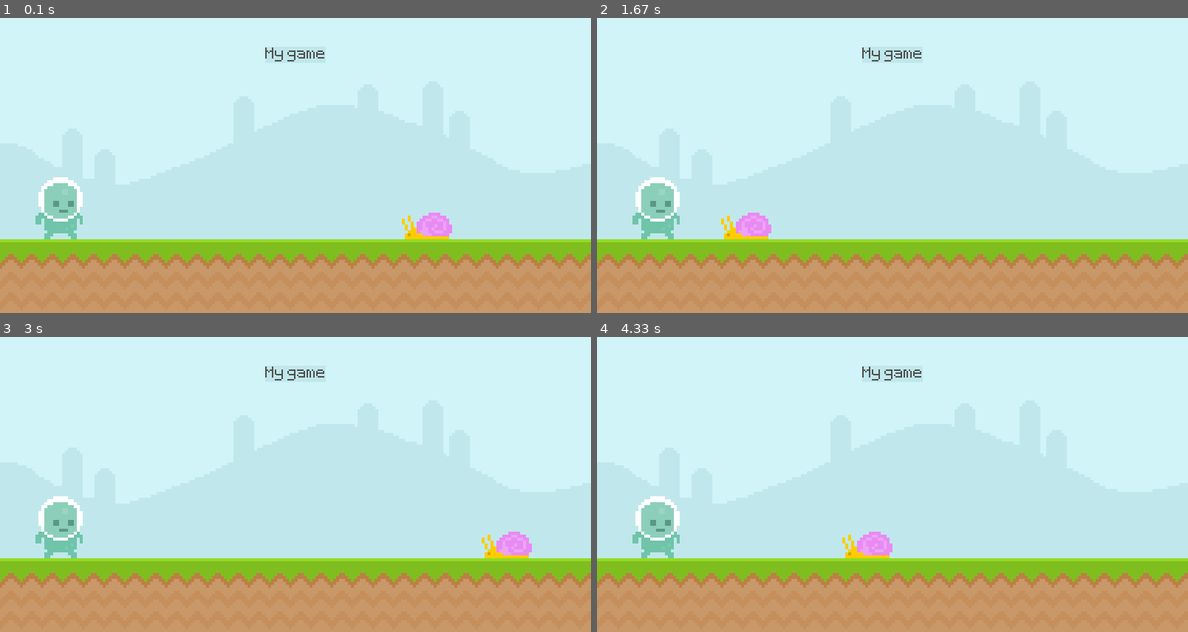
Above: before the commit, frames 1-4 (two rows, left to right).
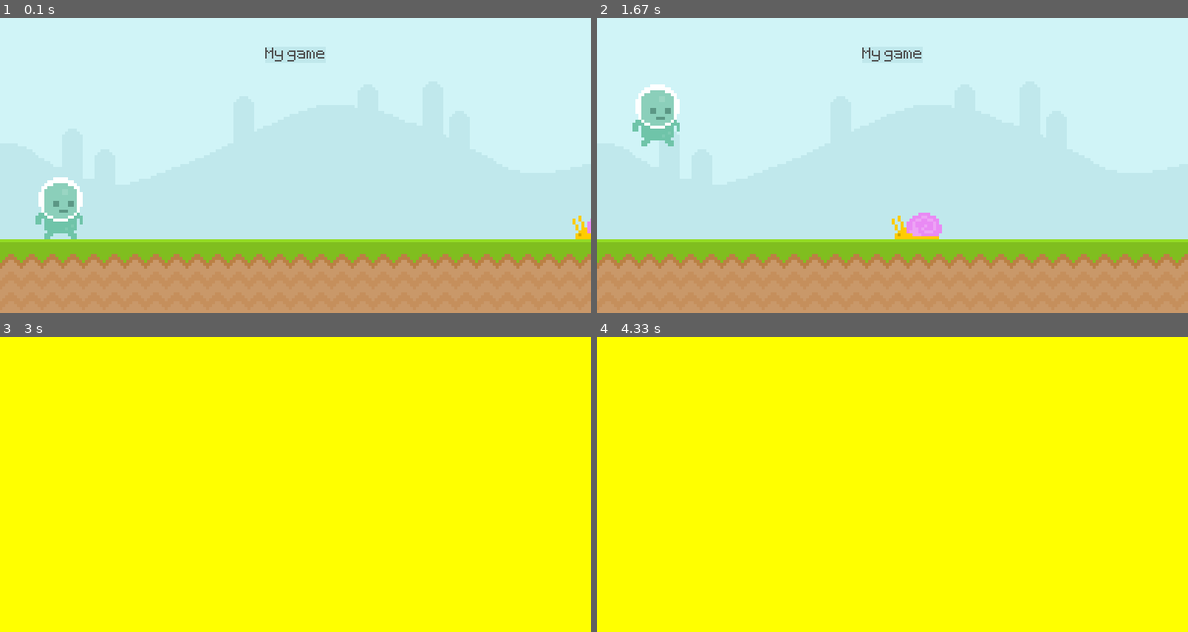
Above: after the commit, the same moments.

Repository: andrewjcl/pygame-runner
Game: pygame game, started from main.py
Same seed, same stepped clock (60 frames per second), same inputs: the game is played once before the commit and once after it.
Inputs (mouse positions are in pixels of both pictures, inside the frame that each line leads up to):
- Up to frame 1 (0.1 s): no input
- Up to frame 2 (1.67 s): tap Space at 0.33, 1.07, 1.37 s; click (656, 112) at 0.72 s
- Up to frame 3 (3 s): tap Space at 1.9, 2.2 s
- Up to frame 4 (4.33 s): no input

The runs differ from the first frame. In frame 1, 0.7% of the frame differs, in the area x 68-100%, y 66-75%; in frame 2, 3.6%; in frame 3, 100%, in the area x 0-100%, y 0-100%; in frame 4, 100%.

Commit message:
Jupming and yellow end screen

Diff:
--- a/main.py
+++ b/main.py
@@ -1,3 +1,4 @@
+from operator import truediv
 import pygame
 from sys import exit
 
@@ -7,6 +8,7 @@
 pygame.display.set_caption('Runner')                # Sets window title
 clock = pygame.time.Clock()
 test_font = pygame.font.Font('font/Pixeltype.ttf', 35)
+game_active = True
 
 sky_surface = pygame.image.load('graphics/Sky.png').convert()
 ground_surface = pygame.image.load('graphics/ground.png').convert()
@@ -15,10 +17,12 @@
 score_rect = score_surf.get_rect(center = (400, 50))
 
 snail_surf = pygame.image.load('graphics/snail/snail1.png').convert_alpha()
-snail_rect = snail_surf.get_rect(midbottom = (600, 300))
+snail_rect = snail_surf.get_rect(midbottom = (835, 300))
 
 player_surf = pygame.image.load('graphics/Player/player_walk_1.png').convert_alpha()
 player_rect = player_surf.get_rect(midbottom = (80, 300))
+player_gravity = 0
+player_grounded = True
 
 # Game event loop
 while True:
@@ -28,46 +32,46 @@
             pygame.quit()
             exit()
         if event.type == pygame.MOUSEBUTTONDOWN:
-            mouse_pos = pygame.mouse.get_pos()
-            if player_rect.collidepoint(mouse_pos):
-                print('** player **')
-            elif snail_rect.collidepoint(mouse_pos):
-                print('** snail **')
-            elif mouse_pos[1] < 300:
-                print('** sky **')
-            else:
-                print('** ground **')
+            if player_rect.collidepoint(event.pos) and player_rect.bottom == 300:
+                player_gravity = -12
         if event.type == pygame.KEYDOWN:
-            if event.key == pygame.K_SPACE:
-                print('jump')
+            if event.key == pygame.K_SPACE and player_rect.bottom == 300:
+                player_gravity = -12
 
-    # Blit images
-    screen.blit(sky_surface, (0, 0))
-    screen.blit(ground_surface, (0, 300))
-    pygame.draw.rect(screen, '#c0e8ec', score_rect)
-    pygame.draw.rect(screen, '#c0e8ec', score_rect, 10)
+    if game_active:
+        screen.blit(sky_surface, (0, 0))
+        screen.blit(ground_surface, (0, 300))
+        pygame.draw.rect(screen, '#c0e8ec', score_rect)
+        pygame.draw.rect(screen, '#c0e8ec', score_rect, 10)
+        screen.blit(score_surf, score_rect)
 
-    screen.blit(score_surf, score_rect)
-    screen.blit(snail_surf, snail_rect)
-    screen.blit(player_surf, player_rect)
+        # Snail
+        snail_rect.x -= 4
+        if snail_rect.right < 0: snail_rect.right = 800
+        screen.blit(snail_surf, snail_rect)
 
-    # Update positions
-    snail_rect.x -= 4
-    if snail_rect.right < 0: snail_rect.right = 800
+        # Player
+        player_gravity += 0.5
+        player_rect.y += player_gravity
 
-    if player_rect.colliderect(snail_rect):
-        print('COLLISION!')
+        if player_rect.bottom >= 300:
+            player_rect.bottom = 300
+            # player_gravity = 0
 
+        screen.blit(player_surf, player_rect)
 
-    # mouse_pos = pygame.mouse.get_pos()
-    # if player_rect.collidepoint(mouse_pos):
-    #     print(pygame.mouse.get_pos())
+        # Collision
 
-    print('No jumping allowed.')
+        if player_rect.colliderect(snail_rect):
+            game_active = False
+
+    else:  # if not game_active
+        screen.fill('Yellow')
 
     pygame.display.update()
     clock.tick(60)
+    print(player_gravity)
 
 
-    # 1:37:37
+    # 1:53:00
     # https://www.youtube.com/watch?v=AY9MnQ4x3zk
